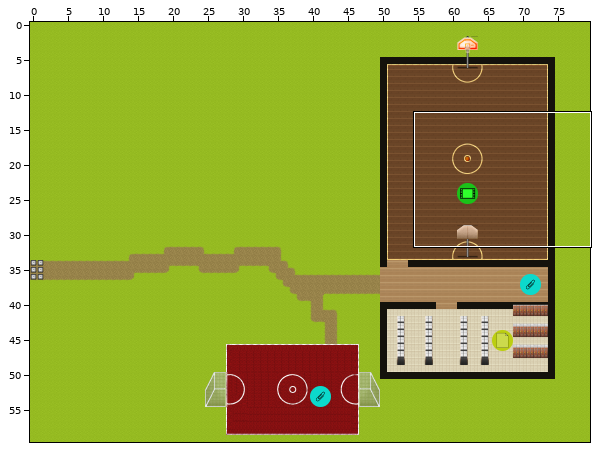
Tiled map (JSON): raw/maps/sport.json. The picture above shows the old version from afar; the outline marks the close-up.
Close-up. Before the commit:
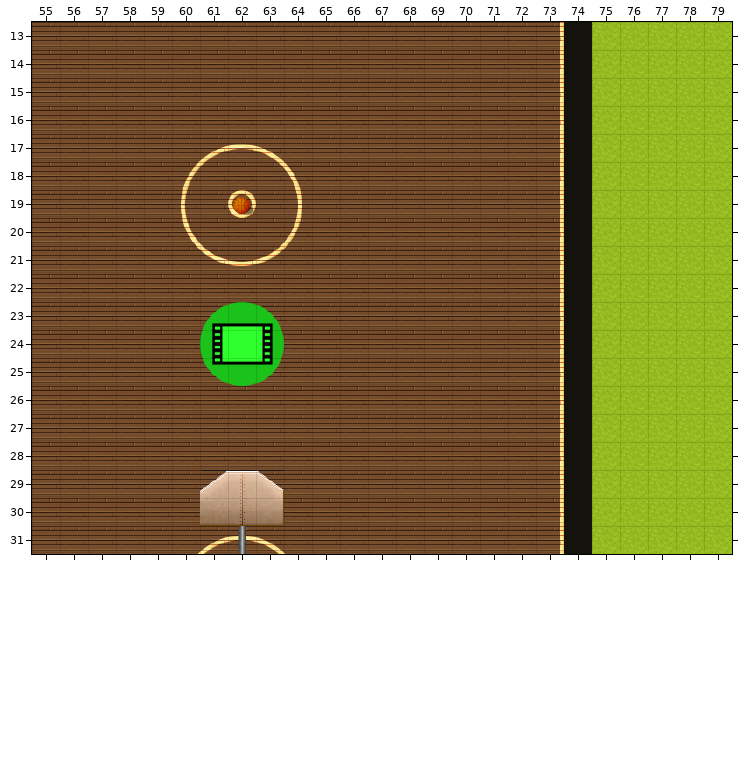
Cells are 32x32 px. Shown: x 55..79, y 13..31. The commit also changed other parts of the map, which this record leaves out. The old version is drawn lined up with the new one.
After:
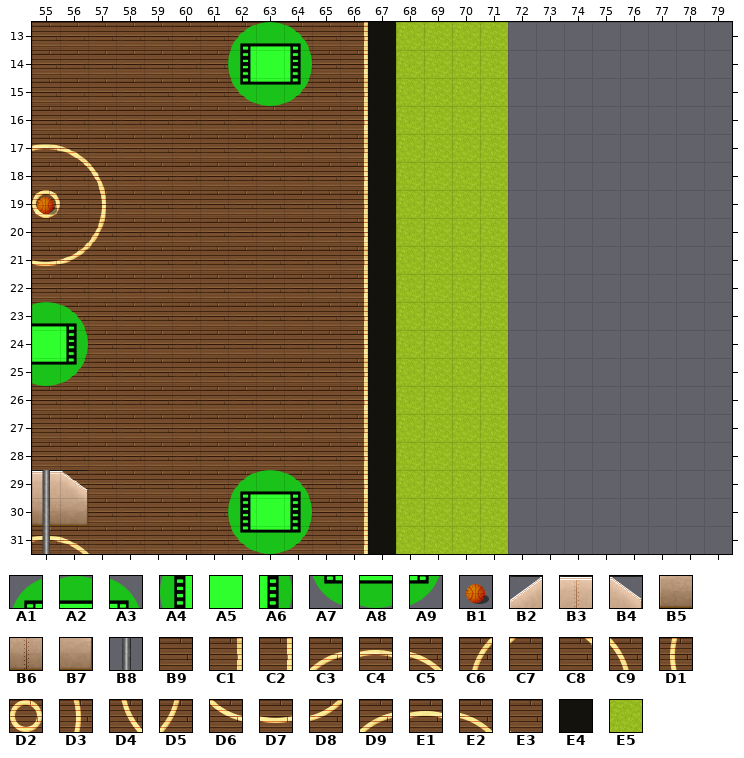
Key: from "Icons": A1 50, A2 51, A3 52, A4 61, A5 62, A6 63, A7 72, A8 73, A9 74; from "Tile 4": B1 72, B2 163, B3 164, B4 165, B5 179, B6 180, B7 181, B8 209; from "Tile A5": B9 52, C1 55, C2 63, C3 67, C4 68, C5 69, C6 74, C7 75, C8 77, C9 78, D1 82, D2 84, D3 86, D4 90, D5 94, D6 99, D7 100, D8 101, D9 107, E1 108, E2 109, E3 110; from "Wallsnew": E4 97; from "[A]Grass1_pipo": E5 4.
__ is an empty cell.
Tiles replaced or removed in this view: A1, A2, A3, A4, A5, A6, A7, A8, A9, B1, B2, B3, B4, B5, B6, B7, B8, B9, C2, C3, C4, C5, C6, C7, C8, C9, D1, D2, D3, D4, D5, D6, D7, D8, D9, E1, E2, E3, E4, E5.
Tiles of an added or newly shown layer are drawn over the layers below it.
Edits made:
Changed rows in their new state; .. is an unchanged cell.
map size 80x60 -> 72x60 cells
Layer "floor":
first column x 55:
13 .. .. .. .. .. .. .. __ __ __ .. __ __ E5 E5 E5 E5 __ __ __ __ __ __ __ __
14 .. .. .. .. .. .. .. __ __ __ .. __ __ E5 E5 E5 E5 __ __ __ __ __ __ __ __
15 .. .. .. .. .. .. .. __ __ __ .. __ __ E5 E5 E5 E5 __ __ __ __ __ __ __ __
16 .. .. .. .. .. .. .. .. .. .. .. __ __ E5 E5 E5 E5 __ __ __ __ __ __ __ __
17 __ __ .. .. .. .. __ __ __ .. .. __ __ E5 E5 E5 E5 __ __ __ __ __ __ __ __
18 .. __ __ .. .. __ __ .. __ __ .. __ __ E5 E5 E5 E5 __ __ __ __ __ __ __ __
19 __ .. __ .. .. __ .. __ .. __ .. __ __ E5 E5 E5 E5 __ __ __ __ __ __ __ __
20 .. .. __ .. .. __ .. .. .. __ .. __ __ E5 E5 E5 E5 __ __ __ __ __ __ __ __
21 __ __ .. .. .. .. __ __ __ .. .. __ __ E5 E5 E5 E5 __ __ __ __ __ __ __ __
22 .. .. .. .. .. .. .. .. .. .. .. __ __ E5 E5 E5 E5 __ __ __ __ __ __ __ __
23 __ __ .. .. .. .. __ __ __ .. .. __ __ E5 E5 E5 E5 __ __ __ __ __ __ __ __
24 __ __ .. .. .. .. __ .. __ .. .. __ __ E5 E5 E5 E5 __ __ __ __ __ __ __ __
25 __ __ .. .. .. .. __ __ __ .. .. __ __ E5 E5 E5 E5 __ __ __ __ __ __ __ __
26 .. .. .. .. .. .. .. .. .. .. .. __ __ E5 E5 E5 E5 __ __ __ __ __ __ __ __
27 .. .. .. .. .. .. .. .. .. .. .. __ __ E5 E5 E5 E5 __ __ __ __ __ __ __ __
28 .. .. .. .. .. .. .. .. .. .. .. __ __ E5 E5 E5 E5 __ __ __ __ __ __ __ __
29 __ __ .. .. .. .. __ .. __ __ .. __ __ E5 E5 E5 E5 __ __ __ __ __ __ __ __
30 __ __ .. .. .. .. .. .. .. __ .. __ __ E5 E5 E5 E5 __ __ __ __ __ __ __ __
31 __ __ .. .. .. .. __ __ __ __ .. __ __ E5 E5 E5 E5 __ __ __ __ __ __ __ __
Layer "Weg":
first column x 62:
19 __
first column x 61:
29 __ __ __
30 __ __ __
31 .. __ ..
Layer "Sportplatz":
first column x 61:
23 __ __ __
24 __ __ __
25 __ __ __
Layer "Sporthalle":
first column x 55:
13 .. .. .. .. .. .. .. B9 B9 B9 .. C1 E4
14 .. .. .. .. .. .. .. B9 .. B9 .. C2 E4
15 .. .. .. .. .. .. .. B9 B9 B9 .. C1 E4
16 .. .. .. .. .. .. .. .. .. .. .. C2 E4
17 C4 C5 .. .. .. .. B9 B9 B9 .. .. C1 E4
18 .. C8 C9 .. .. B9 B9 .. B9 B9 .. C2 E4
19 D2 .. D3 .. .. B9 .. B9 .. B9 .. C1 E4
20 .. .. D5 .. .. B9 .. .. .. B9 .. C2 E4
21 D7 D8 .. .. .. .. B9 B9 B9 .. .. C1 E4
22 .. .. .. .. .. .. .. .. .. .. .. C2 E4
23 B9 B9 .. .. .. .. B9 B9 B9 .. .. C1 E4
24 .. B9 .. .. .. .. B9 B9 B9 .. .. C2 E4
25 B9 B9 .. .. .. .. B9 B9 B9 .. .. C1 E4
26 .. .. .. .. .. .. .. .. .. .. .. C2 E4
27 .. .. .. .. .. .. .. .. .. .. .. C1 E4
28 .. .. .. .. .. .. .. .. .. .. .. C1 E4
29 .. B9 .. .. .. .. B9 B9 B9 B9 .. C2 E4
30 .. .. .. .. .. .. B9 B9 .. B9 .. C1 E4
31 E1 E2 .. .. .. .. B9 B9 B9 B9 .. C2 E4
Layer "Sportgeraete":
first column x 55:
19 B1
first column x 55:
29 B3 B4
30 B6 B7
31 B8 ..
Layer "Sportgeraete2":
first column x 63:
25 __
first column x 55:
29 B8
30 B8
Layer "Video1" (added):
first column x 55:
23 A2 A3
24 A5 A6
25 A8 A9
Layer "Video2":
first column x 62:
29 A1 A2 A3
30 A4 A5 A6
31 A7 A8 A9
Layer "Video7" (added):
first column x 62:
13 A1 A2 A3
14 A4 A5 A6
15 A7 A8 A9
